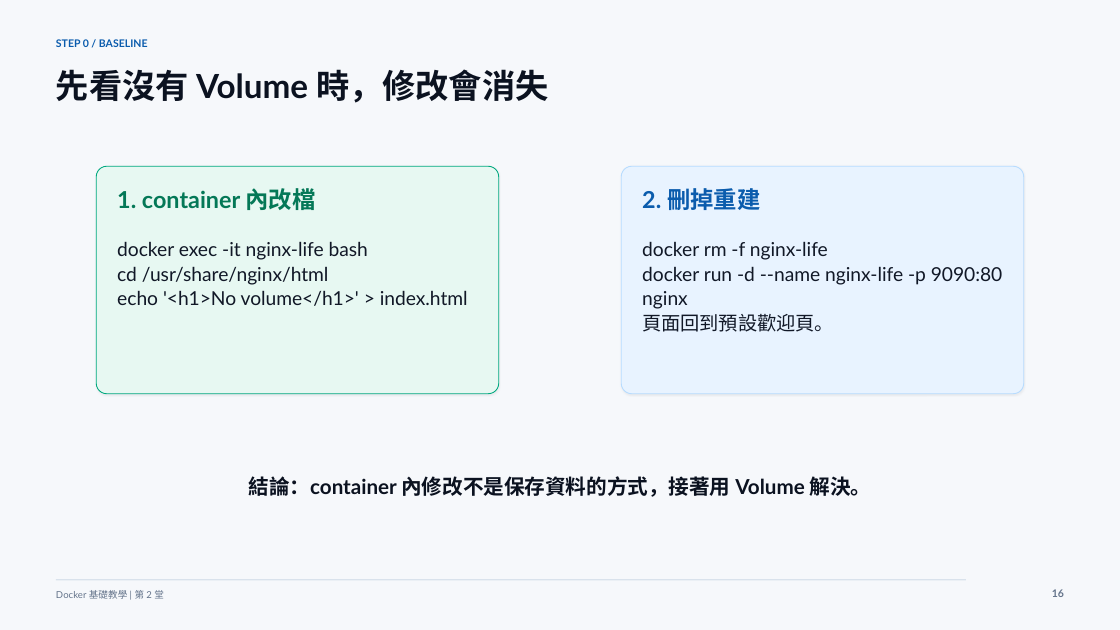
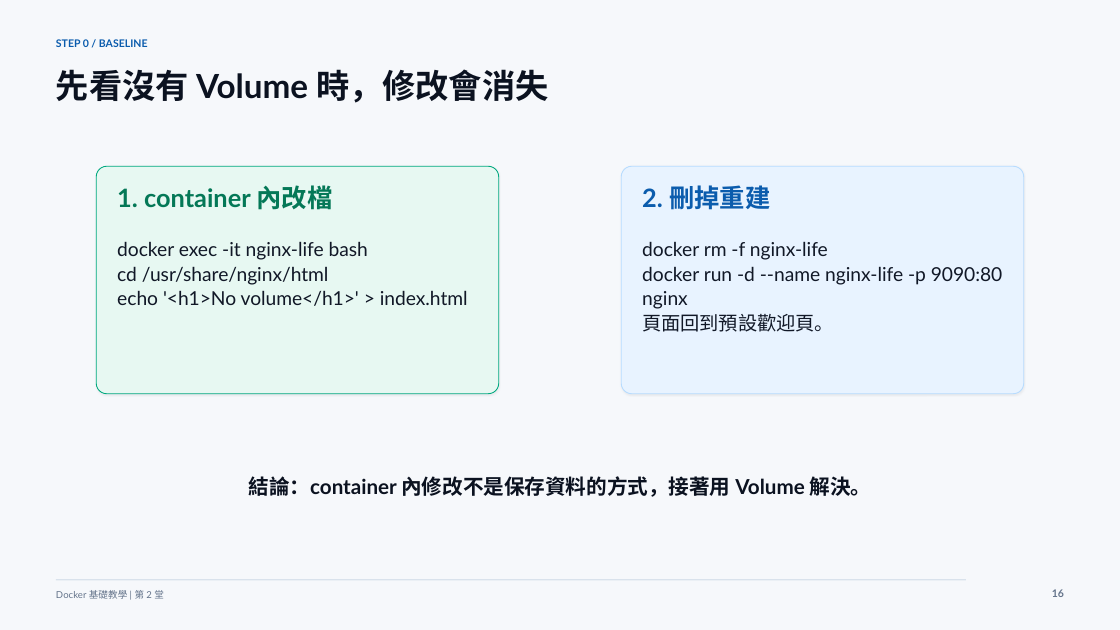
Before and after one commit to lalalalaluk/docker-practice, a slide deck: slide 9 of slides/docker-session2-flask-volume.pptx. Drawn at 1120x630 pixels with LibreOffice and Linux fonts; fonts in the diff are those of the drawing. Boxes give left, top, right and bottom in pixels: in the first picture for what was removed or moved away, otherwise in the second. Text is boxed around its words. In the diff, an @@ line names an element or a change of style, - is before the commit and + after.

```diff
--- a/slides/docker-session2-flask-volume.pptx
+++ b/slides/docker-session2-flask-volume.pptx
@@ text "1. container 內改檔" at <box>117,185,332,210</box>: size 20 to 21.7 pt; line spacing 1.06 to 0.96 @@
@@ text "2. 刪掉重建" at <box>642,185,770,209</box>: size 20 to 21.7 pt; line spacing 1.06 to 0.96 @@
```
Also in this commit, not shown: 13 other slides changed, 1 other file.
